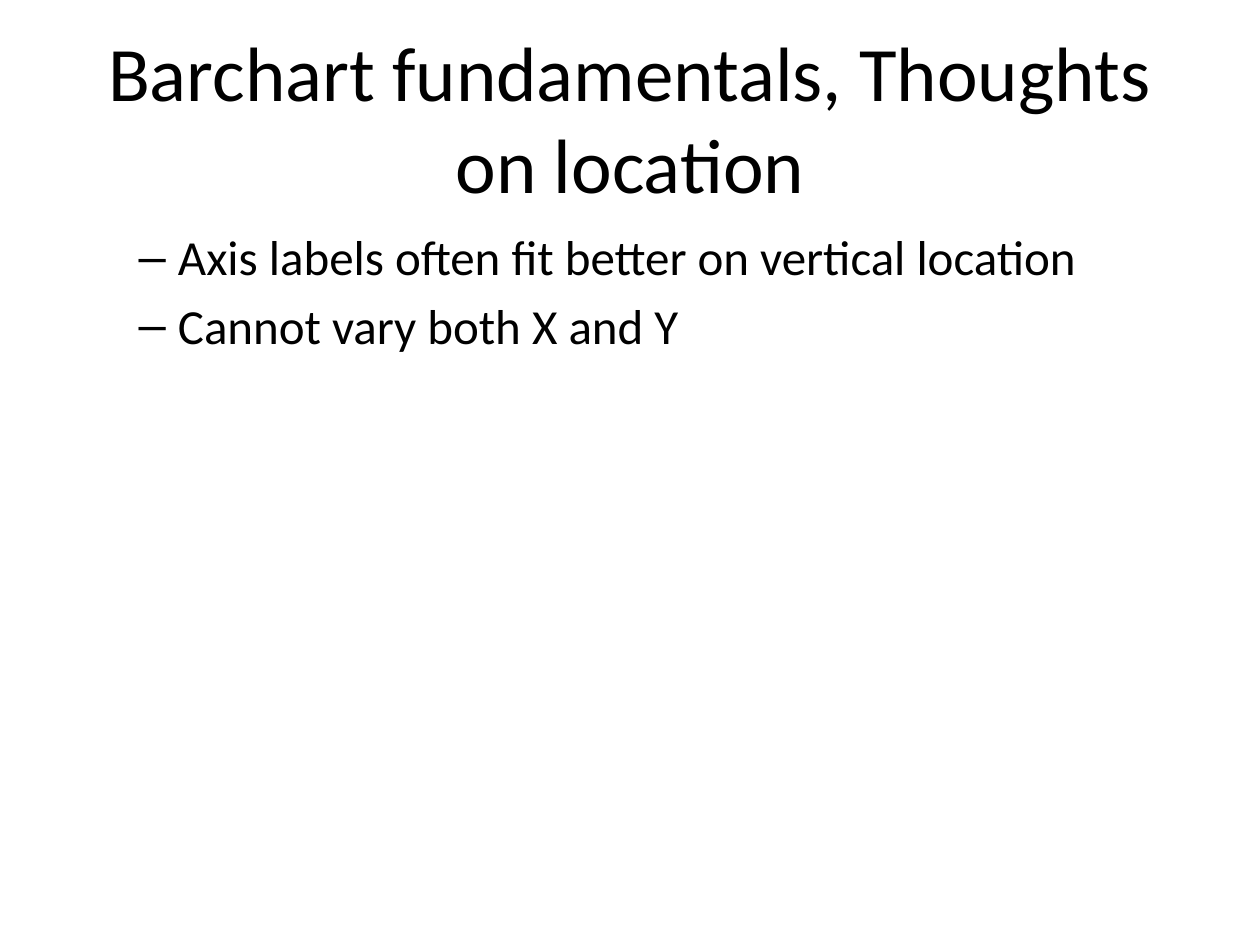
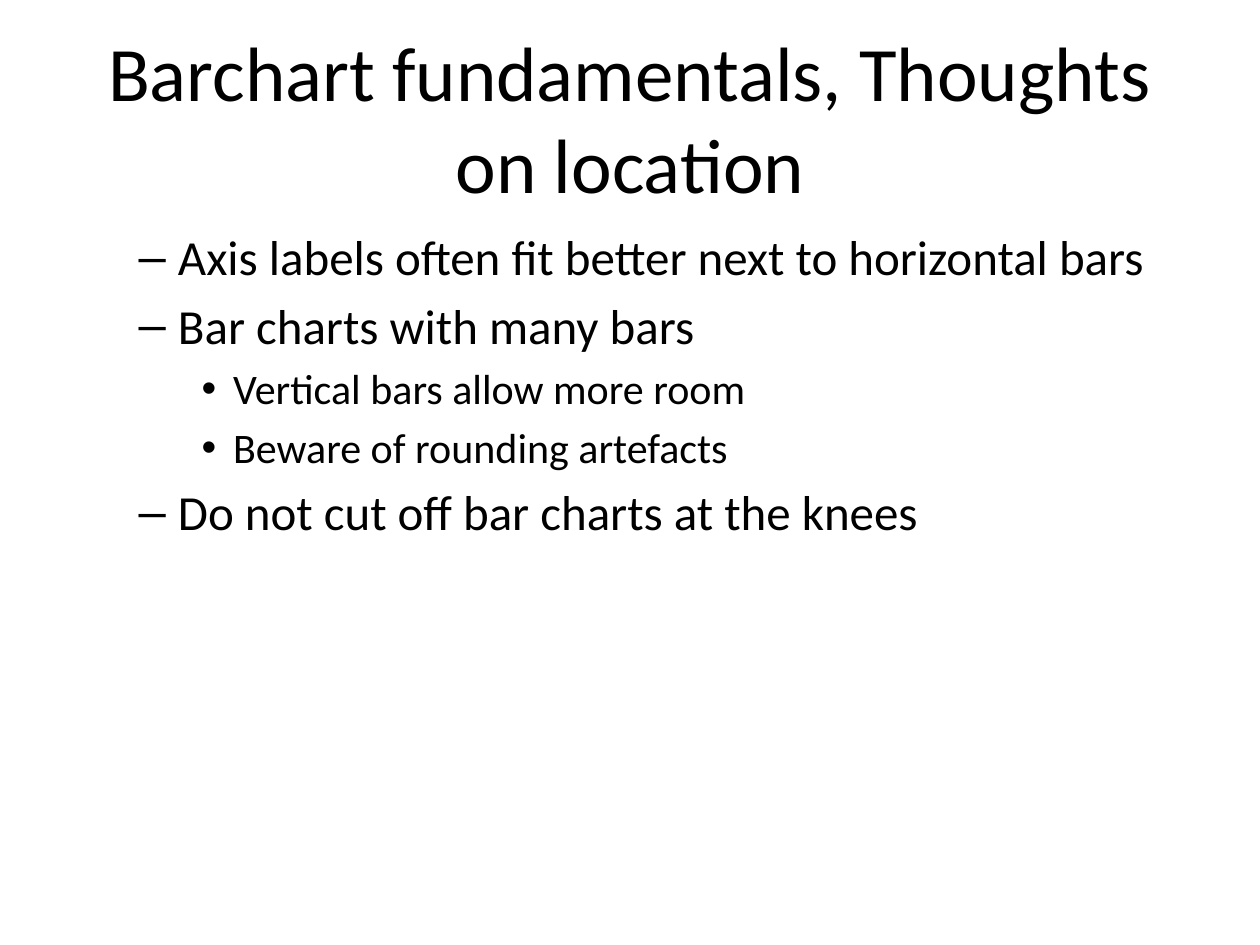
Before and after one commit to pmean/data-visualization, a slide deck: slide 4 of data-viz-02/component/recommendations-barcharts.pptx. Drawn at 1260x945 pixels with LibreOffice and Linux fonts; fonts in the diff are those of the drawing. Boxes give left, top, right and bottom in pixels: in the first picture for what was removed or moved away, otherwise in the second. Text is boxed around its words. In the diff, an @@ line names an element or a change of style, - is before the commit and + after.

```diff
--- a/data-viz-02/component/recommendations-barcharts.pptx
+++ b/data-viz-02/component/recommendations-barcharts.pptx
@@ text at bbox=[178, 241, 1143, 531]: text changed @@
-  – Axis labels often fit better on vertical location
-  – Cannot vary both X and Y
+  – Axis labels often fit better next to horizontal bars
+  – Bar charts with many bars
+    • Vertical bars allow more room
+    • Beware of rounding artefacts
+  – Do not cut off bar charts at the knees
```
Also in this commit, not shown: 1 other slide changed, 4 slides added, 16 other files.
